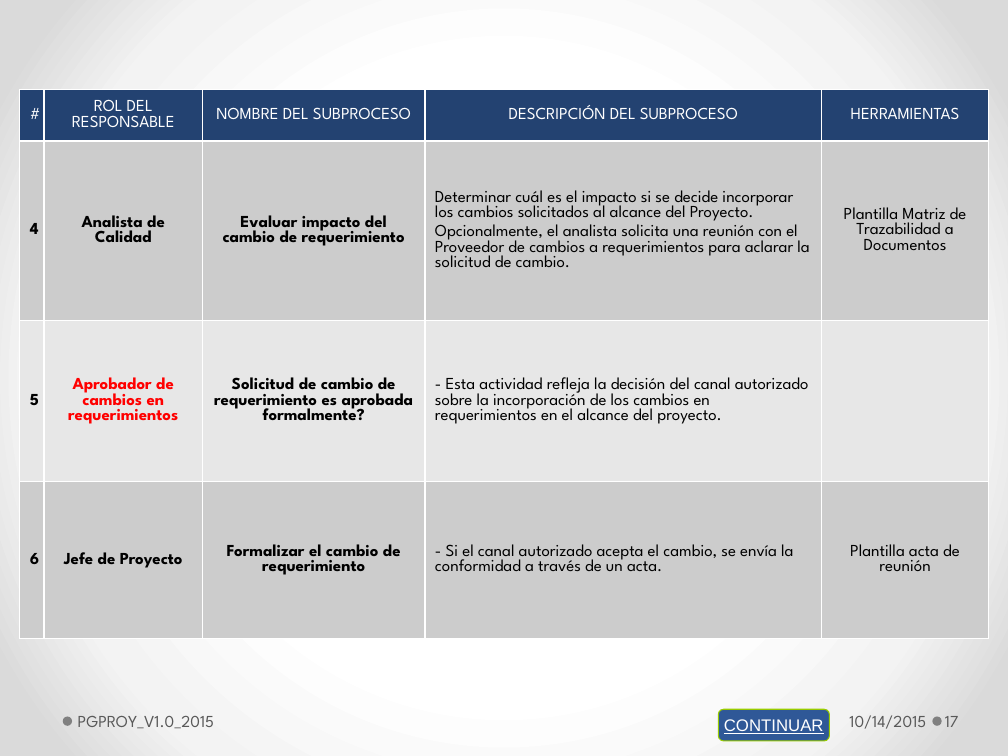
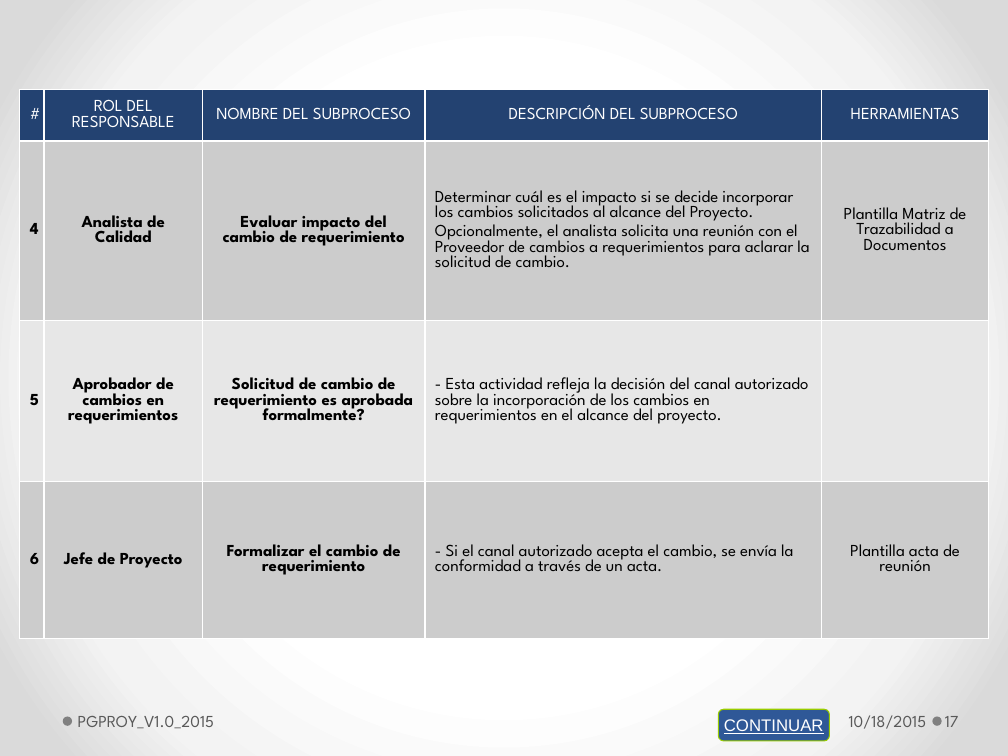
Before and after one commit to lowrider80/UTP-GPS-ALARM, a slide deck: slide 17 of Area_de_Proceso-_REQM/PGREQM_V1.0_2015_MOD_F.pptx. Drawn at 1008x756 pixels with LibreOffice and Linux fonts; fonts in the diff are those of the drawing. Boxes give left, top, right and bottom in pixels: in the first picture for what was removed or moved away, otherwise in the second. Text is boxed around its words. In the diff, an @@ line names an element or a change of style, - is before the commit and + after.

Commit message:
Proceso de Gestion Cambios a Requerimientos
Proceso de Gestion Cambios a Requerimientos

```diff
--- a/Area_de_Proceso-_REQM/PGREQM_V1.0_2015_MOD_F.pptx
+++ b/Area_de_Proceso-_REQM/PGREQM_V1.0_2015_MOD_F.pptx
@@ table at (20,90,988,639) @@
@@ text colour #FF0000 to #000000 in "Aprobador de cambios en requerimientos" @@
@@ text at (849,715,927,729): text changed @@
-10/14/2015
+10/18/2015
```
Also in this commit, not shown: 19 other slides changed, 1 other file.
